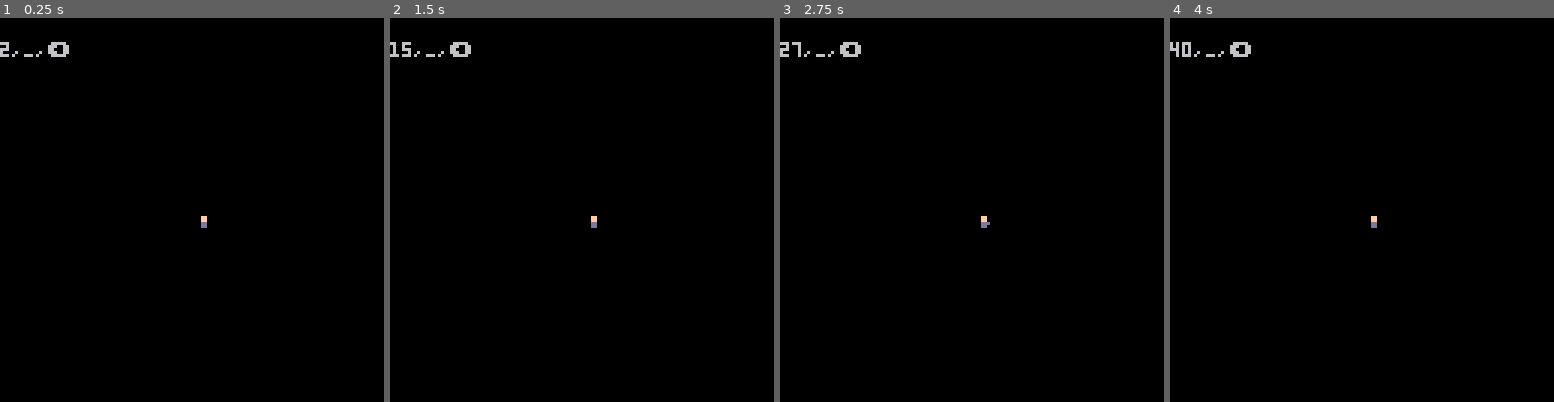
Above: before the commit, frames 1-4 (left to right).
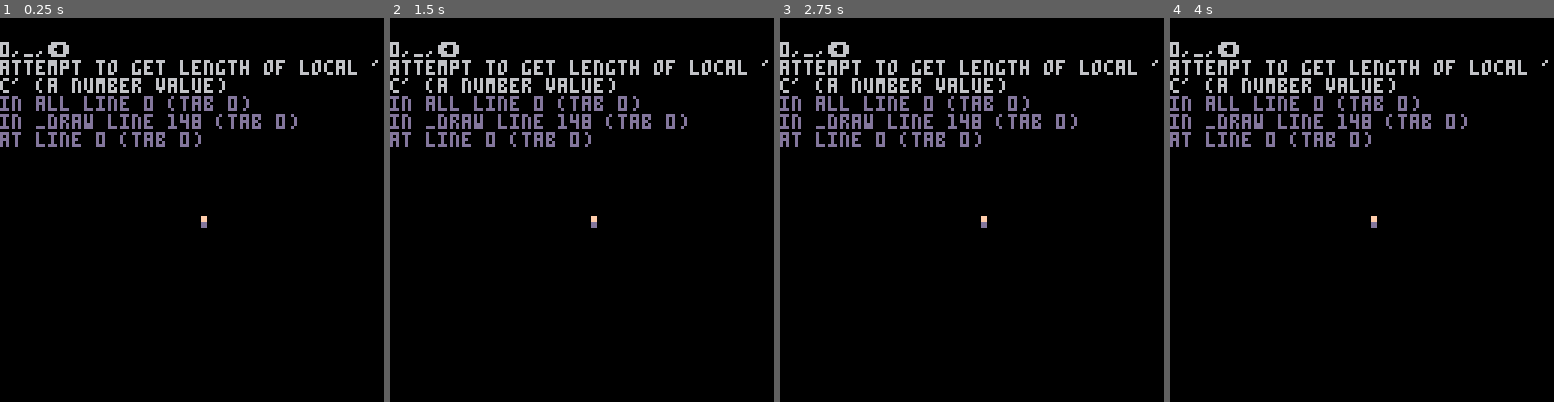
Above: after the commit, the same moments.

Repository: spectraldani/GGJ2017
Game: PICO-8 cartridge ggj.p8
The game is run twice, just before and just after one commit, with the same random seed, the same clock (stepped at 60 frames per second) and the same inputs.
Inputs:
- Up to frame 1 (0.25 s): no input
- Up to frame 2 (1.5 s): no input
- Up to frame 3 (2.75 s): hold Right 1.6-2.1 s; hold Up 2.15-2.42 s; hold Right from 2.47 s (still down)
- Up to frame 4 (4 s): release Right at 3.03 s; hold Left 3.08-3.58 s; hold Down 3.63-3.97 s

The runs differ from the first frame. In frame 1, 5.0% of the frame differs, in the area x 0-99%, y 7-34%; in frame 2, 5.4%, in the area x 0-99%, y 6-34%; in frame 3, 5.3%; in frame 4, 5.4%.

Commit message:
Sincronização de ondas

Diff:
--- a/ggj.p8
+++ b/ggj.p8
@@ -17,13 +17,28 @@
 snd_control = {
 	accum_dt = 0,
 	update_called = false,
-	pattern = {{1,50},{2,1}},
+	pattern = {{1,20*6},{2,20*6},{3,20*6}},
 	i = 0,
 	j = 1
 }
 correct_input = false
 a2b = {"_","⬅️","➡️","⬆️","⬇️"}
 dgood = 0
+
+-- columns controls
+cols_control = {
+	-- current column to be checked
+	current_col = 1,
+	-- maximum number of columns
+	max_cols = 6,
+	-- delay between column checks
+	check_delay = 30,
+	current_delay = 0
+}
+
+
+-- columns are made up by various fans
+cols = {}
 
 function _init()
 	init_timers()
@@ -40,7 +55,17 @@
 					snd_control.i = 0
 					snd_control.j = (snd_control.j%#snd_control.pattern)+1
 				end
-				sfx(0)
+
+				--increases current delay
+				cols_control.current_delay += 1
+				-- change the column we're currently seeing
+				if cols_control.current_delay >= cols_control.check_delay then
+					cols_control.current_col += 1
+					if cols_control.current_col > cols_control.max_cols then
+						cols_control.current_col = 0
+					end
+				end
+				--sfx(0)
 			else
 				snd_control.update_called = false
 			end
@@ -48,7 +73,12 @@
 		function()
 			restart_timer()
 		end
-		)
+	)
+
+
+	for i=1,10,1 do
+		cols[i] = 1
+	end
 end
 
 function _update()
@@ -69,6 +99,15 @@
 		player.action = 5
 		input = true
 	end
+
+	-- update the current column
+	for i=1,#cols,1 do
+		-- mexer em cols[i]?
+	end
+	--for fans in cols[cols_control.current_col] do
+		--fan.action = snd_control.pattern[snd_control.j][1]
+		--fan.sprite = 17 + snd_control.pattern[snd_control.j][1]
+	--end
 
 	if input then
 		player.sprite = player.action
@@ -84,7 +123,7 @@
 		)
 	end
 
-	if snd_control.update_called and snd_control.pattern[snd_control.j][1] ~= 1then
+	if snd_control.update_called and snd_control.pattern[snd_control.j][1] ~= 1 then
 		correct_input = (player.action == snd_control.pattern[snd_control.j][1])
 	end
 
@@ -97,7 +136,7 @@
 		print(".",0,8*2)
 	end
 	if correct_input then
-		print("O",0,0)
+		print("o",0,0)
 	--else
 	--	print("",0,0)
 	end
@@ -107,6 +146,12 @@
 	--	print(a2b[snd_control.pattern[i]],(i-1)*5,8)
 	--end
 	spr(player.sprite, 64, 64)
+	-- fans drawing
+	for col in all(cols) do
+		for fan in all(col) do
+			spr(fan.sprite, fan.x, fan.y)
+		end
+	end
 end
 
 -- timers api. from: http://www.lexaloffle.com/bbs/?tid=3202
@@ -173,10 +218,10 @@
 00000000000000000000000000000000000000000000000000000000000000000000000000000000000000000000000000000000000000000000000000000000
 00000000000000000000000000000000000000000000000000000000000000000000000000000000000000000000000000000000000000000000000000000000
 00000000000000000000000000000000000000000000000000000000000000000000000000000000000000000000000000000000000000000000000000000000
-00000000000000000000000000000000000000000000000000000000000000000000000000000000000000000000000000000000000000000000000000000000
-00000000000000000000000000000000000000000000000000000000000000000000000000000000000000000000000000000000000000000000000000000000
-00000000000000000000000000000000000000000000000000000000000000000000000000000000000000000000000000000000000000000000000000000000
-00000000000000000000000000000000000000000000000000000000000000000000000000000000000000000000000000000000000000000000000000000000
+00000000000ff000000ff000000ff000000ff0000000000000000000000000000000000000000000000000000000000000000000000000000000000000000000
+00000000000ff000000ff000000ff000008ff800000ff00000000000000000000000000000000000000000000000000000000000000000000000000000000000
+0000000000088000008880000008880000088000000ff00000000000000000000000000000000000000000000000000000000000000000000000000000000000
+00000000000880000008800000088000000880000008800000000000000000000000000000000000000000000000000000000000000000000000000000000000
 00000000000000000000000000000000000000000000000000000000000000000000000000000000000000000000000000000000000000000000000000000000
 00000000000000000000000000000000000000000000000000000000000000000000000000000000000000000000000000000000000000000000000000000000
 00000000000000000000000000000000000000000000000000000000000000000000000000000000000000000000000000000000000000000000000000000000
